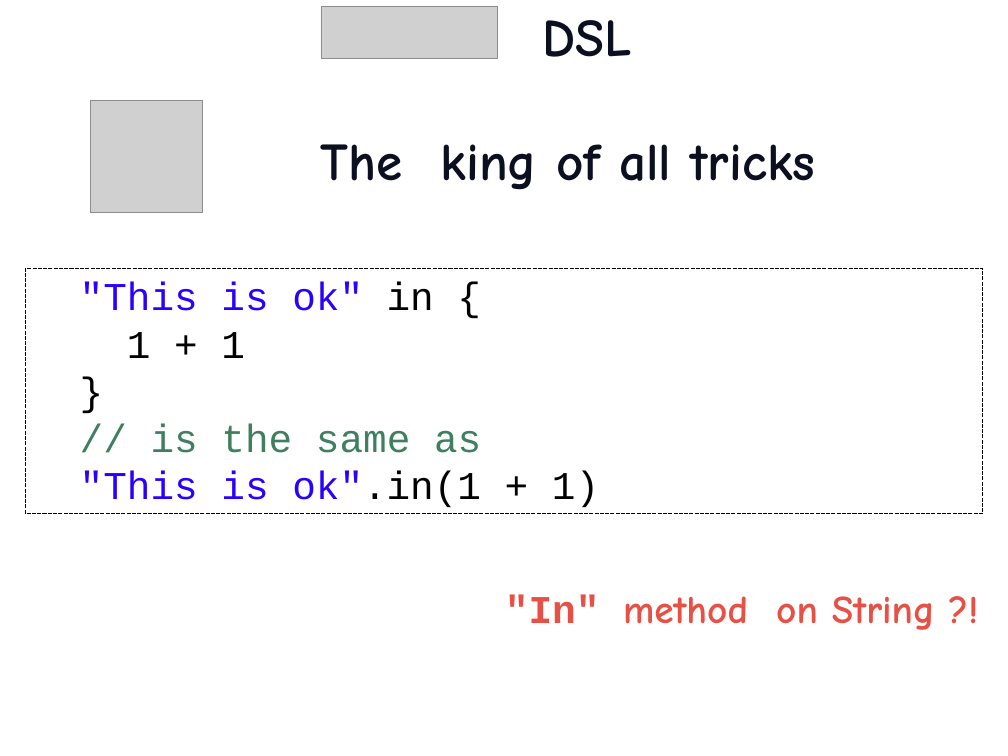
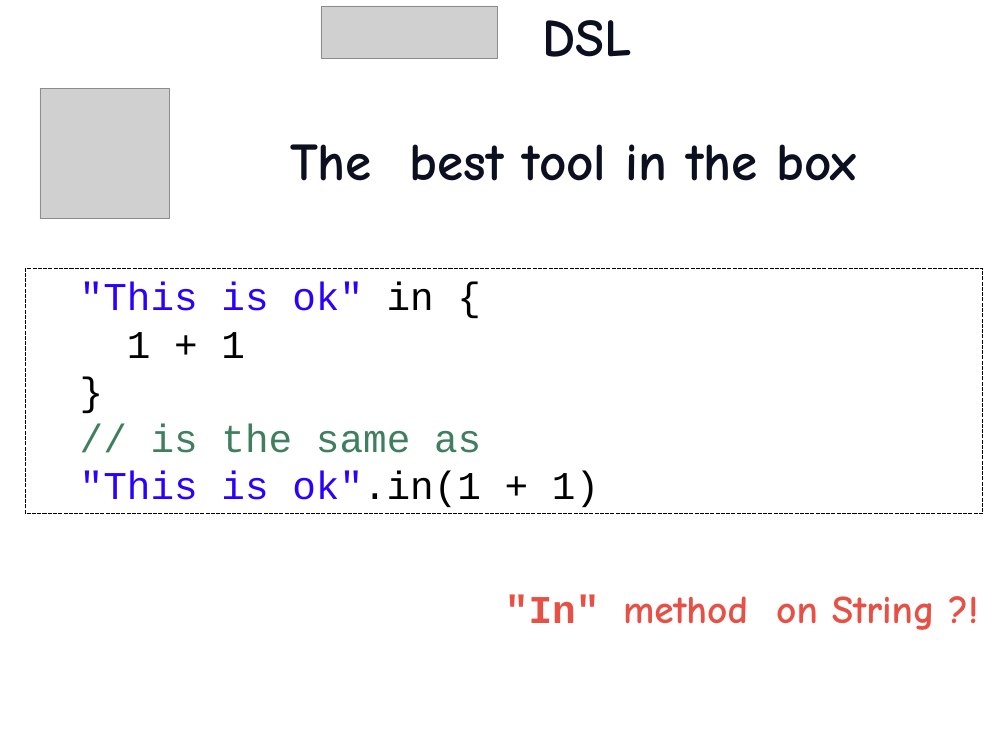
Before and after one commit to etorreborre/oscon-2010, a slide deck: slide 22 of src/main/resources/oscon_2010_specs.pptx. Drawn at 1008x756 pixels with LibreOffice and Linux fonts; fonts in the diff are those of the drawing; grey boxes stand for pictures; background and template pictures are left out. Boxes give left, top, right and bottom in pixels: in the first picture for what was removed or moved away, otherwise in the second. Text is boxed around its words. In the diff, an @@ line names an element or a change of style, - is before the commit and + after.

```diff
--- a/src/main/resources/oscon_2010_specs.pptx
+++ b/src/main/resources/oscon_2010_specs.pptx
@@ picture added at (x1=40, y1=89, x2=169, y2=218) @@
@@ picture removed at (x1=91, y1=101, x2=203, y2=213) @@
@@ text at (x1=290, y1=144, x2=857, y2=181): text changed @@
-The king of all tricks
+The best tool in the box
```
Also in this commit, not shown: 1 other slide changed, 3 slides added, 3 other files.
